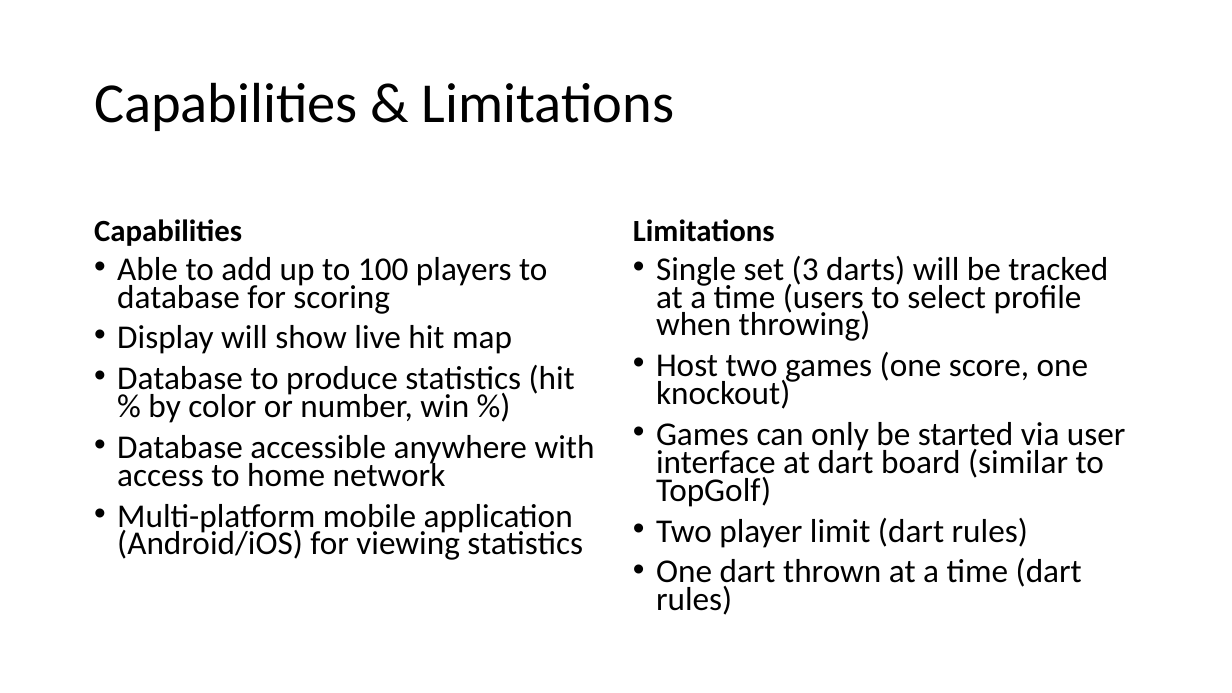
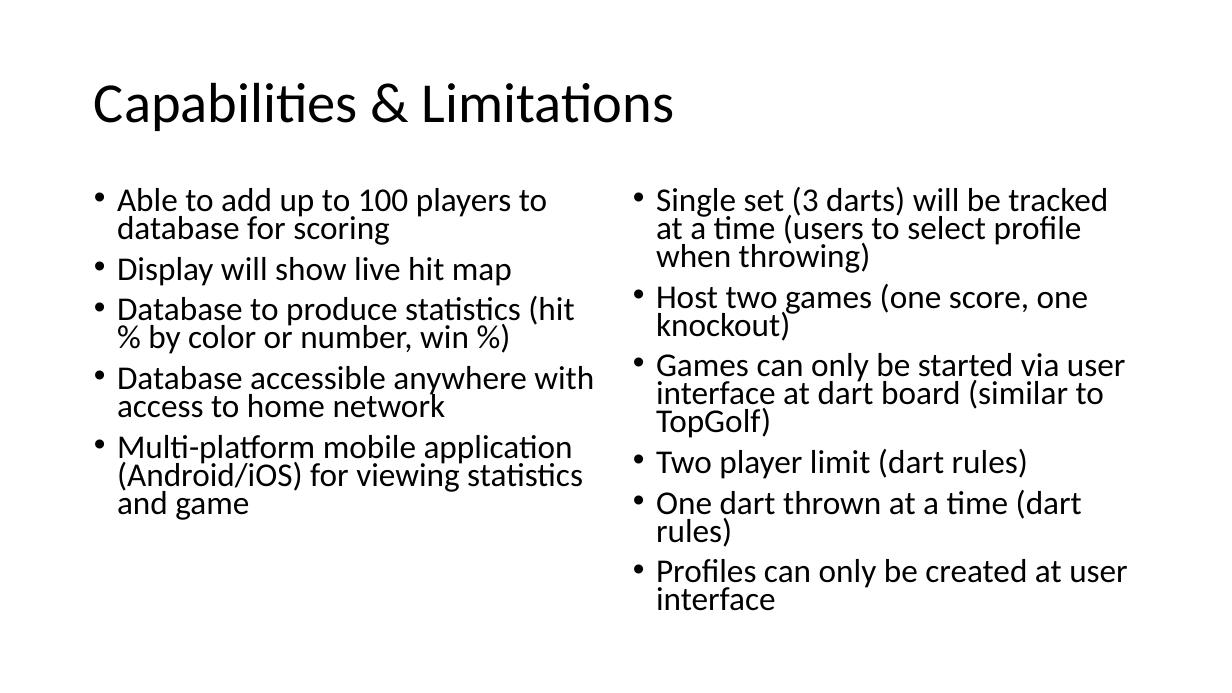
Before and after one commit to kparlak/dart-scoring-system, a slide deck: slide 4 of documentation/Dart_Scoring_System_PDR.pptx. Drawn at 1232x693 pixels with LibreOffice and Linux fonts; fonts in the diff are those of the drawing. Boxes give left, top, right and bottom in pixels: in the first picture for what was removed or moved away, otherwise in the second. Text is boxed around its words. In the diff, an @@ line names an element or a change of style, - is before the commit and + after.

```diff
--- a/documentation/Dart_Scoring_System_PDR.pptx
+++ b/documentation/Dart_Scoring_System_PDR.pptx
@@ text "Able to add up to ...": place and size @@
-text "Able to add up to ..." at <box>117,257,595,560</box>
+text "Able to add up to ..." at <box>117,188,594,520</box>
@@ text "Single set (3 darts) will ...": place and size @@
-text "Single set (3 darts) will ..." at <box>656,256,1126,615</box>
+text "Single set (3 darts) will ..." at <box>656,187,1128,611</box>
@@ text removed at <box>94,219,242,246</box> @@
-Capabilities
@@ text removed at <box>633,219,775,242</box> @@
-Limitations
@@ text at <box>117,435,583,520</box>: text changed @@
-• Multi-platform mobile application (Android/iOS) for viewing statistics
+• Multi-platform mobile application (Android/iOS) for viewing statistics and game
@@ text at <box>656,559,1128,611</box>: paragraph added @@
+• Profiles can only be created at user interface
```
Also in this commit, not shown: 1 other slide changed, 2 slides added, 3 slides removed, 6 other files.
